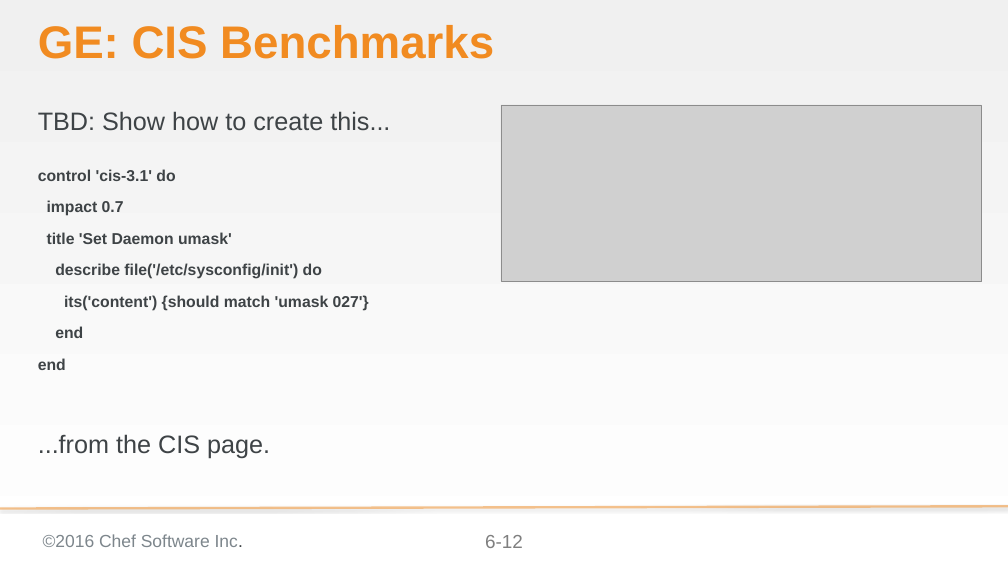
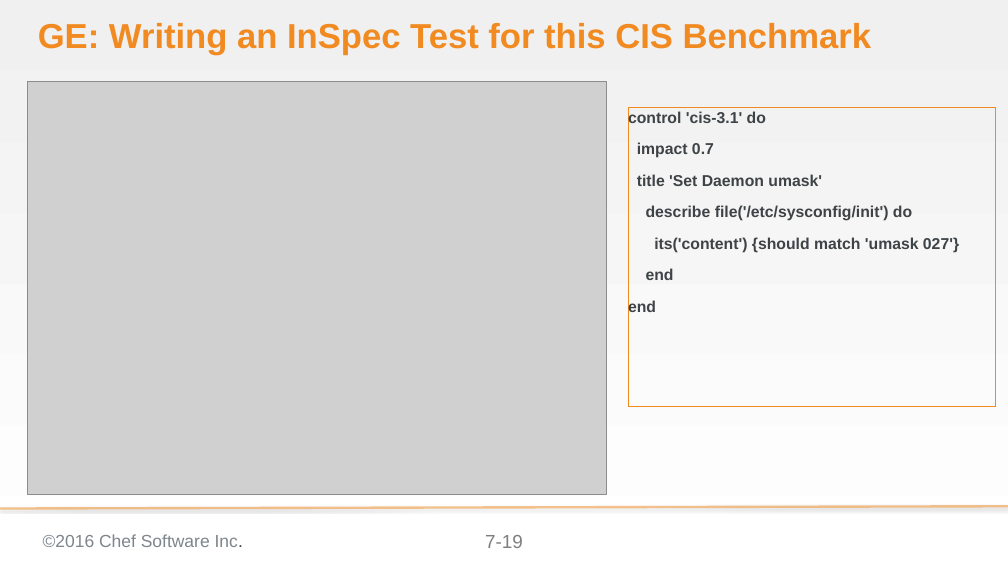
Before and after one commit to bchamby/chef-compliance-installation-configuration-operation, a slide deck: slide 19 of 07-compliance-frameworks-inspec.pptx (slide 12 before the commit). Drawn at 1008x567 pixels with LibreOffice and Linux fonts; fonts in the diff are those of the drawing; grey boxes stand for pictures; background and template pictures are left out. Boxes give left, top, right and bottom in pixels: in the first picture for what was removed or moved away, otherwise in the second. Text is boxed around its words. In the diff, an @@ line names an element or a change of style, - is before the commit and + after.

```diff
--- a/07-compliance-frameworks-inspec.pptx
+++ b/07-compliance-frameworks-inspec.pptx
@@ title at (x1=38, y1=23, x2=872, y2=55): text changed; size 58 to 44 pt @@
-GE: CIS Benchmarks
+GE: Writing an InSpec Test for this CIS Benchmark
@@ picture added at (x1=27, y1=81, x2=606, y2=494) @@
@@ picture removed at (x1=501, y1=105, x2=981, y2=281) @@
@@ text in rectangle at (x1=628, y1=110, x2=766, y2=127): text changed; size 32 to 20 pt; bold on @@
-TBD: Show how to create this...
-control 'cis-3.1' do
+control 'cis-3.1' do
@@ rectangle "control 'cis-3.1' do" resized from (x1=38, y1=111, x2=390, y2=459) to (x1=628, y1=107, x2=995, y2=406) @@
@@ rectangle "control 'cis-3.1' do" at (x1=628, y1=107, x2=995, y2=406): outline none to #F18B21 0.75 pt @@
@@ text in rectangle at (x1=38, y1=434, x2=270, y2=459): paragraph removed @@
-...from the CIS page.
@@ page number at (x1=485, y1=535, x2=523, y2=548): text changed @@
-6-12
+7-19
```
Also in this commit, not shown: 7 other slides changed, 13 slides added, 2 slides removed.
